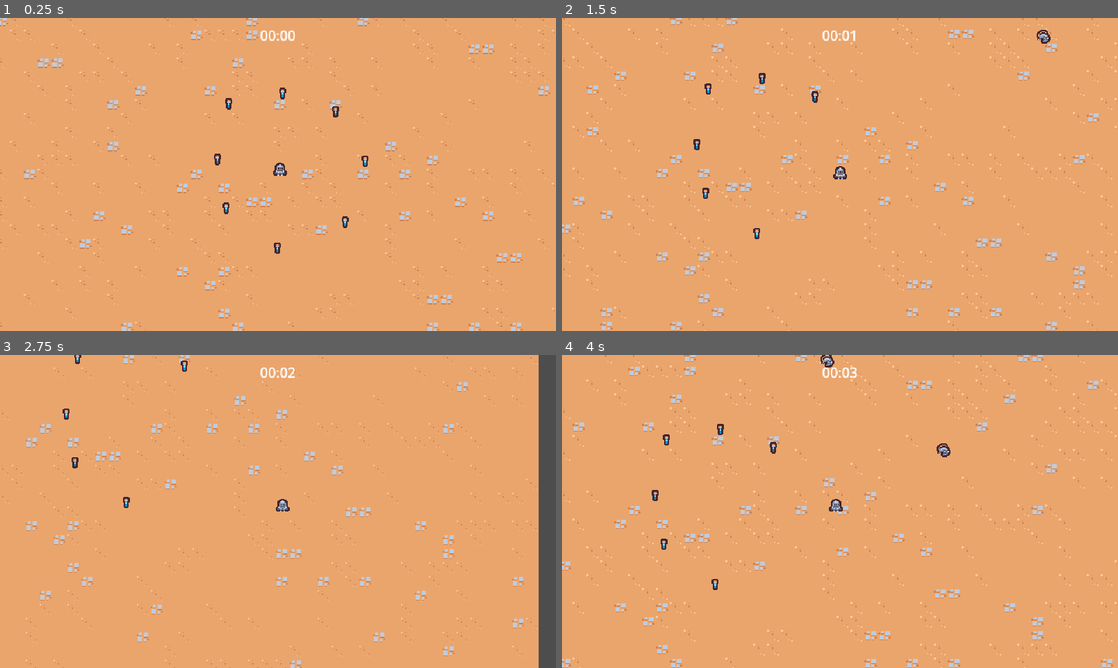
Above: before the commit, frames 1-4 (two rows, left to right).
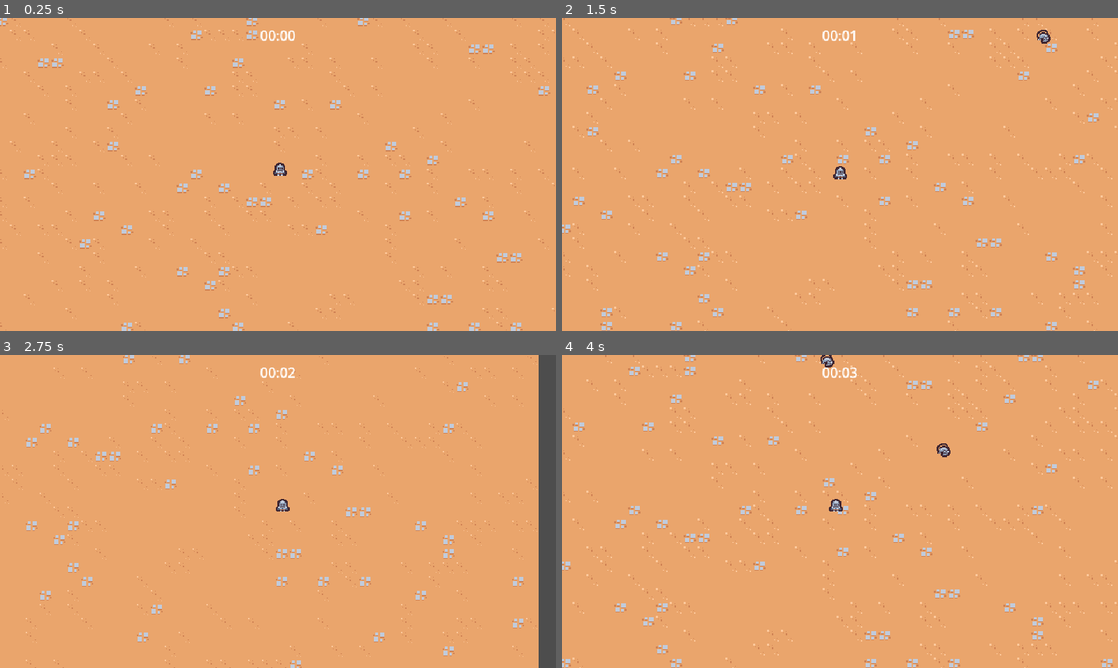
Above: after the commit, the same moments.

Repository: woliveira82/godot-survivor-game-course
Game: Godot game, scene res://scenes/main/main.tscn
Two runs of this game, one before a commit and one after it. Both use one fixed random seed, a clock stepped at 60 frames per second and the inputs below.
Inputs:
- Up to frame 1 (0.25 s): no input
- Up to frame 2 (1.5 s): hold D (move_right) 0.53-1.28 s; hold S (move_down) from 1.28 s (still down)
- Up to frame 3 (2.75 s): release S (move_down) at 2.03 s; hold D (move_right) from 2.03 s (still down)
- Up to frame 4 (4 s): release D (move_right) at 2.78 s; hold W (move_up) 2.78-3.53 s; hold A (move_left) from 3.53 s (still down)

The runs differ from the first frame. In frame 1, 0.3% of the frame differs, in the area x 38-67%, y 22-76%; in frame 2, 0.2%; in frame 3, 0.2%; in frame 4, 0.2%.

Commit message:
feat: add health and drop components

Diff:
--- a/project.godot
+++ b/project.godot
@@ -27,8 +27,8 @@
 
 window/size/viewport_width=640
 window/size/viewport_height=360
-window/size/window_width_override=1920
-window/size/window_height_override=1080
+window/size/window_width_override=1600
+window/size/window_height_override=900
 window/stretch/mode="viewport"
 
 [input]
--- /dev/null
+++ b/scenes/component/health_component.gd
@@ -0,0 +1,22 @@
+extends Node
+class_name HealthComponent
+
+signal died
+
+@export var max_health: float = 10
+var current_health
+
+
+func _ready():
+	current_health = max_health
+
+
+func damage(damage_amount: float):
+	current_health = max(current_health - damage_amount, 0)
+	Callable(check_death).call_deferred()
+
+
+func check_death():
+	if current_health == 0:
+		died.emit()
+		owner.queue_free()
--- /dev/null
+++ b/scenes/component/health_component.tscn
@@ -0,0 +1,6 @@
+[gd_scene load_steps=2 format=3 uid="uid://b7wn6nqp34fo2"]
+
+[ext_resource type="Script" path="res://scenes/component/health_component.gd" id="1_33tpj"]
+
+[node name="HealthComponent" type="Node"]
+script = ExtResource("1_33tpj")
--- /dev/null
+++ b/scenes/component/vial_drop_component.gd
@@ -0,0 +1,25 @@
+extends Node
+
+@export_range(0.0, 1.0) var drop_percent: float = 0.5
+@export var health_component: Node
+@export var vial_scene: PackedScene
+
+
+func _ready():
+	(health_component as HealthComponent).died.connect(on_died)
+
+
+func on_died():
+	if randf() > drop_percent:
+		return
+
+	if vial_scene == null:
+		return
+
+	if not owner is Node2D:
+		return
+
+	var spawn_position = (owner as Node2D).global_position
+	var vial_instance = vial_scene.instantiate() as Node2D
+	owner.get_parent().add_child(vial_instance)
+	vial_instance.global_position = spawn_position
--- /dev/null
+++ b/scenes/component/vial_drop_component.tscn
@@ -0,0 +1,8 @@
+[gd_scene load_steps=3 format=3 uid="uid://dxir1uho5kam4"]
+
+[ext_resource type="Script" path="res://scenes/component/vial_drop_component.gd" id="1_tq8en"]
+[ext_resource type="PackedScene" uid="uid://djv81uiju0kby" path="res://scenes/game_object/experience_vial/experience_vial.tscn" id="2_fi58f"]
+
+[node name="VialDropComponent" type="Node"]
+script = ExtResource("1_tq8en")
+vial_scene = ExtResource("2_fi58f")
--- a/scenes/game_object/basic_enemy/basic_enemy.gd
+++ b/scenes/game_object/basic_enemy/basic_enemy.gd
@@ -1,6 +1,8 @@
 extends CharacterBody2D
 
 const MAX_SPEED = 40
+
+@onready var health_component: HealthComponent = $HealthComponent
 
 
 func _ready():
@@ -22,4 +24,4 @@
 
 
 func on_area_entered(other_area: Area2D):
-	queue_free()
+	health_component.damage(100)
--- a/scenes/game_object/basic_enemy/basic_enemy.tscn
+++ b/scenes/game_object/basic_enemy/basic_enemy.tscn
@@ -1,7 +1,9 @@
-[gd_scene load_steps=5 format=3 uid="uid://bo6j2jhqwa8sn"]
+[gd_scene load_steps=7 format=3 uid="uid://bo6j2jhqwa8sn"]
 
 [ext_resource type="Script" path="res://scenes/game_object/basic_enemy/basic_enemy.gd" id="1_ansrf"]
 [ext_resource type="Texture2D" uid="uid://bynk1rismu8p5" path="res://scenes/game_object/basic_enemy/basic_enemy.png" id="1_ct42n"]
+[ext_resource type="PackedScene" uid="uid://b7wn6nqp34fo2" path="res://scenes/component/health_component.tscn" id="2_781of"]
+[ext_resource type="PackedScene" uid="uid://dxir1uho5kam4" path="res://scenes/component/vial_drop_component.tscn" id="3_12vha"]
 
 [sub_resource type="CircleShape2D" id="CircleShape2D_r635q"]
 radius = 12.0
@@ -14,6 +16,11 @@
 collision_mask = 9
 motion_mode = 1
 script = ExtResource("1_ansrf")
+
+[node name="HealthComponent" parent="." instance=ExtResource("2_781of")]
+
+[node name="VialDropComponent" parent="." node_paths=PackedStringArray("health_component") instance=ExtResource("3_12vha")]
+health_component = NodePath("../HealthComponent")
 
 [node name="Area2D" type="Area2D" parent="."]
 collision_layer = 0
--- a/scenes/main/main.tscn
+++ b/scenes/main/main.tscn
@@ -7,7 +7,6 @@
 [ext_resource type="PackedScene" uid="uid://bor8jplbojrn0" path="res://scenes/manager/arena_time_manager.tscn" id="2_kd66a"]
 [ext_resource type="PackedScene" uid="uid://d2b5v7khoj8s7" path="res://scenes/game_object/game_camera/game_camera.tscn" id="3_ntl4y"]
 [ext_resource type="PackedScene" uid="uid://blhh7kaviefd0" path="res://scenes/manager/experience_manager.tscn" id="4_x4ifw"]
-[ext_resource type="PackedScene" uid="uid://djv81uiju0kby" path="res://scenes/game_object/experience_vial/experience_vial.tscn" id="7_m3put"]
 
 [node name="Main" type="Node"]
 
@@ -29,27 +28,3 @@
 position = Vector2(328, 186)
 
 [node name="GameCamera" parent="." instance=ExtResource("3_ntl4y")]
-
-[node name="ExperienceVial" parent="." instance=ExtResource("7_m3put")]
-position = Vector2(266, 223)
-
-[node name="ExperienceVial2" parent="." instance=ExtResource("7_m3put")]
-position = Vector2(325, 269)
-
-[node name="ExperienceVial3" parent="." instance=ExtResource("7_m3put")]
-position = Vector2(403, 239)
-
-[node name="ExperienceVial4" parent="." instance=ExtResource("7_m3put")]
-position = Vector2(426, 169)
-
-[node name="ExperienceVial5" parent="." instance=ExtResource("7_m3put")]
-position = Vector2(392, 112)
-
-[node name="ExperienceVial6" parent="." instance=ExtResource("7_m3put")]
-position = Vector2(331, 91)
-
-[node name="ExperienceVial7" parent="." instance=ExtResource("7_m3put")]
-position = Vector2(269, 103)
-
-[node name="ExperienceVial8" parent="." instance=ExtResource("7_m3put")]
-position = Vector2(256, 167)
Not shown: 1 places in scenes/main/main.tscn that only renumber resources
